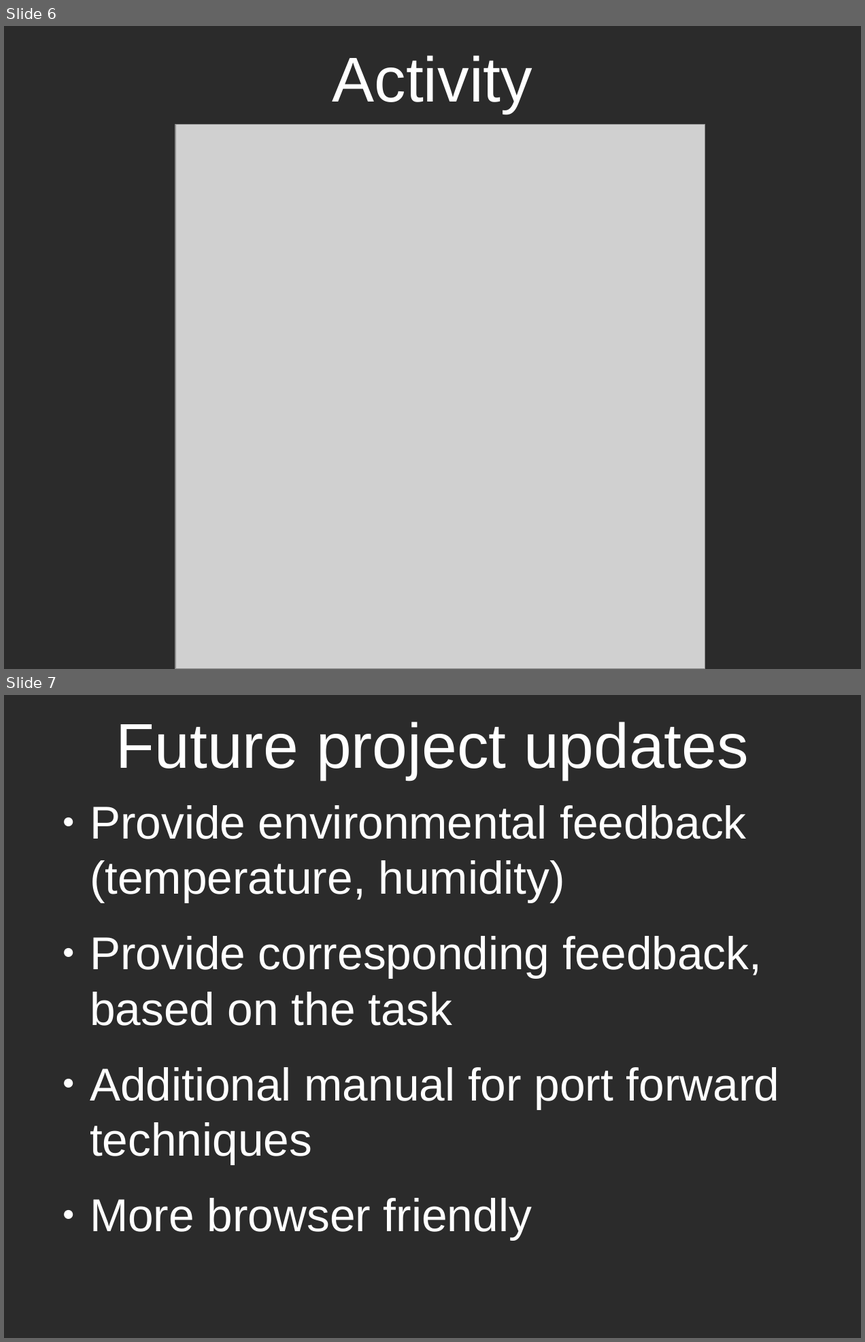
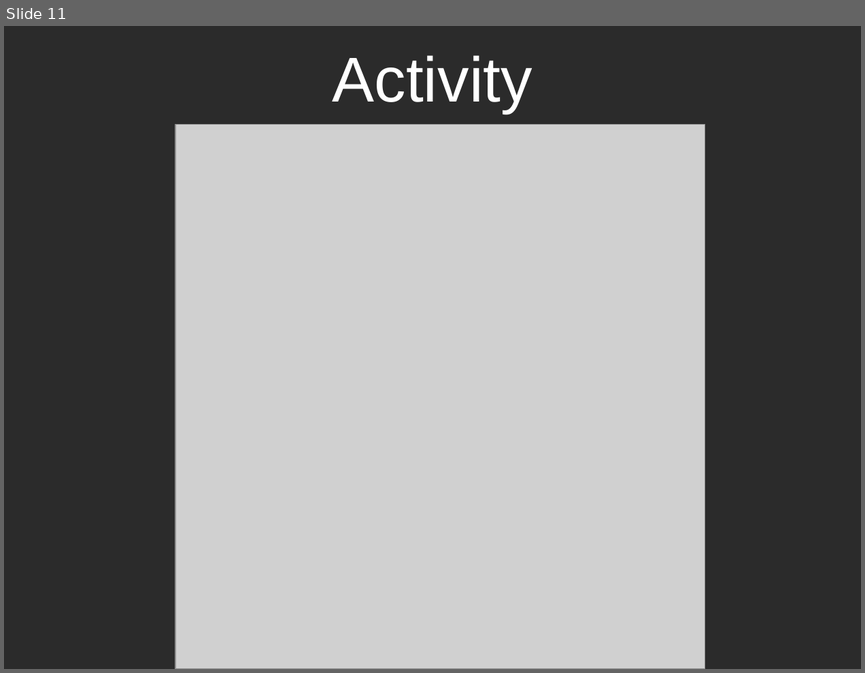
Before and after one commit to uniwa-idpe-students/ESP8266-Android-Control, a slide deck: Presentation and documents/esp8266_presentation.odp. Shown one above the other, each under a label of ours: slides 6 and 7 before the commit, slide 11 after it. The pictures are 865x1342 and 865x673 pixels, drawn with LibreOffice and Linux fonts; fonts in the diff are those of the drawing; grey boxes stand for pictures; background and template pictures are left out; a plain dark background stands for a picture behind light text. Boxes give left, top, right and bottom in pixels: in the first picture for what was removed or moved away, otherwise in the second. Text is boxed around its words. In the diff, an @@ line names an element or a change of style, - is before the commit and + after.

```diff
--- a/Presentation and documents/esp8266_presentation.odp
+++ b/Presentation and documents/esp8266_presentation.odp
@@ slide 7 removed at (4, 695, 861, 1338), background picture (left out) @@
@@ title removed at (116, 722, 749, 780) @@
-Future project updates
@@ text removed at (90, 805, 779, 1239) @@
-● Provide environmental feedback (temperature, humidity)
-● Provide corresponding feedback, based on the task
-● Additional manual for port forward techniques
-● More browser friendly
@@ what was slide 6 is now slide 11 @@
```
Also in this commit, not shown: 2 slides changed, 7 slides added, 5 other files.
